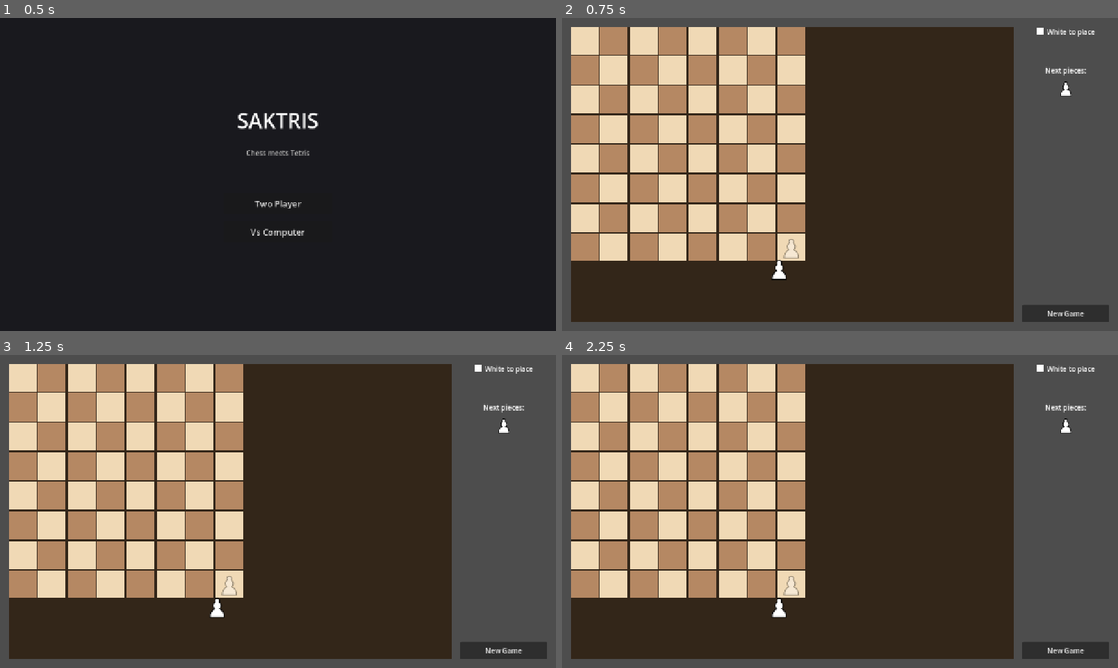
Above: before the commit, frames 1-4 (two rows, left to right).
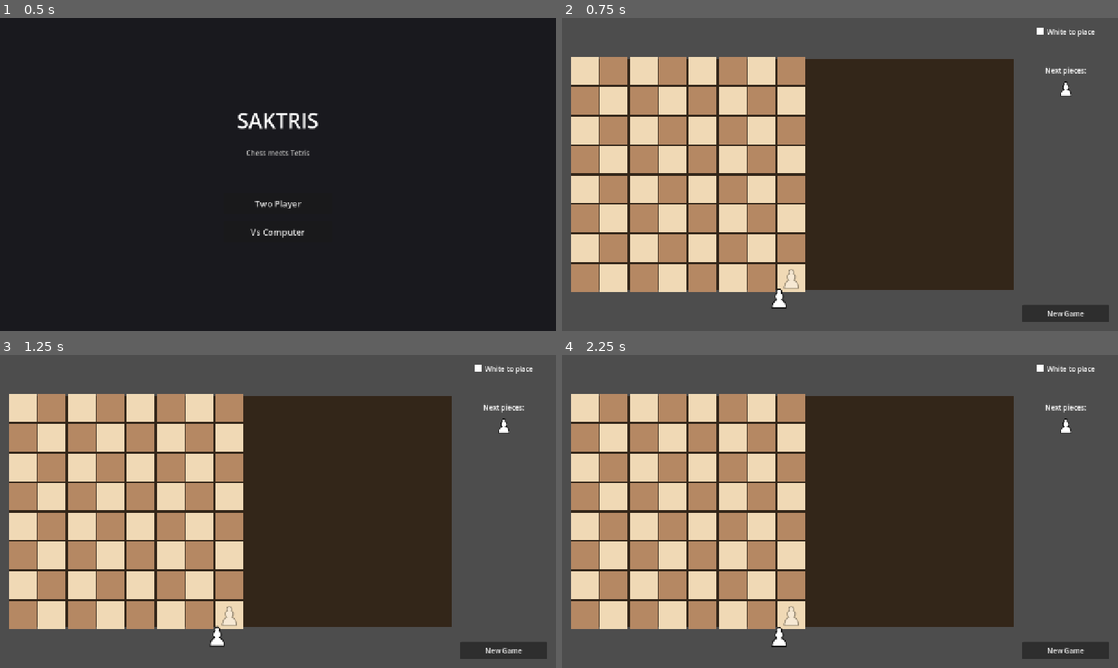
Above: after the commit, the same moments.

Repository: tomgun/saktris-game
Game: Godot game, scene res://src/main.tscn
The game is run twice, just before and just after one commit, with the same random seed, the same clock (stepped at 60 frames per second) and the same inputs.
Inputs:
- Up to frame 1 (0.5 s): no input
- Up to frame 2 (0.75 s): click "Two Player" at 0.5 s
- Up to frame 3 (1.25 s): no input
- Up to frame 4 (2.25 s): click "New Game" at 1.25 s; click "Vs Computer" at 2 s

Frame 1 is identical in both runs. In frame 2, 45% of the frame differs, in the area x 1-82%, y 2-98%; in frame 3, 45%; in frame 4, 45%.

Commit message:
Fix board positioning for Black's arrival area
- Added BoardWrapper with dedicated arrival areas above and below board
- Black's hovering piece now visible in the arrival area above the board
- Turn logic was correct all along (confirmed with tests)
- The bug was UI clipping causing Black's piece to be off-screen

Diff:
--- a/src/ui/board/board_view.gd
+++ b/src/ui/board/board_view.gd
@@ -28,6 +28,8 @@
 @onready var arrival_layer: Control = %ArrivalLayer
 @onready var hovering_piece: TextureRect = %HoveringPiece
 @onready var ghost_piece: TextureRect = %GhostPiece
+@onready var black_arrival_area: Control = %BlackArrivalArea
+@onready var white_arrival_area: Control = %WhiteArrivalArea
 @onready var turn_label: Label = %TurnLabel
 @onready var turn_indicator: ColorRect = %TurnIndicator
 @onready var status_label: Label = %StatusLabel
@@ -82,6 +84,11 @@
 func initialize(state: GameState) -> void:
 	game_state = state
 
+	var player := "WHITE" if game_state.current_player == Piece.Side.WHITE else "BLACK"
+	var arriving := game_state.arrival_manager.get_current_piece(game_state.current_player)
+	print("[BoardView] Initialize: current_player=%s, has_piece=%s, must_place=%s" % [
+		player, arriving != null, game_state.must_place_piece()])
+
 	# Connect signals
 	game_state.turn_changed.connect(_on_turn_changed)
 	game_state.status_changed.connect(_on_status_changed)
@@ -100,6 +107,8 @@
 	_refresh_pieces()
 	_update_turn_display()
 	_update_arrival_display()
+
+	print("[BoardView] After init display: turn_label=%s" % turn_label.text)
 
 	# Check if AI goes first
 	if game_state.is_ai_turn():
@@ -290,6 +299,10 @@
 # Signal handlers
 
 func _on_turn_changed(_player: int) -> void:
+	var player := "WHITE" if game_state.current_player == Piece.Side.WHITE else "BLACK"
+	var arriving := game_state.arrival_manager.get_current_piece(game_state.current_player)
+	print("[BoardView] Turn changed to %s, has_piece=%s, must_place=%s" % [
+		player, arriving != null, game_state.must_place_piece()])
 	_update_turn_display()
 	_update_arrival_display()
 
@@ -545,15 +558,17 @@
 		hovering_piece.size = Vector2(square_size, square_size)
 		hovering_piece.visible = true
 
-		# Position the piece outside the board
+		# Position the piece in the arrival area (outside the board)
 		var hover_x := col * square_size
 		var hover_y: float
 		if is_white:
-			# White places on row 0 (bottom of display), so hover below
-			hover_y = BOARD_SIZE * square_size + square_size * 0.2
-		else:
-			# Black places on row 7 (top of display), so hover above
-			hover_y = -square_size * 1.2
+			# White places on row 0 (bottom of display), so hover below board
+			# Position relative to board container - arrival area is below
+			hover_y = BOARD_SIZE * square_size + 5
+		else:
+			# Black places on row 7 (top of display), so hover above board
+			# Position relative to board container - arrival area is above
+			hover_y = -square_size - 5
 
 		hovering_piece.position = Vector2(hover_x, hover_y)
 
--- a/src/ui/board/board_view.tscn
+++ b/src/ui/board/board_view.tscn
@@ -27,13 +27,29 @@
 layout_mode = 2
 theme_override_constants/separation = 20
 
-[node name="BoardContainer" type="Control" parent="MarginContainer/HBoxContainer"]
-unique_name_in_owner = true
+[node name="BoardWrapper" type="VBoxContainer" parent="MarginContainer/HBoxContainer"]
 layout_mode = 2
 size_flags_horizontal = 3
 size_flags_vertical = 3
-
-[node name="BoardBackground" type="ColorRect" parent="MarginContainer/HBoxContainer/BoardContainer"]
+alignment = 1
+
+[node name="BlackArrivalArea" type="Control" parent="MarginContainer/HBoxContainer/BoardWrapper"]
+unique_name_in_owner = true
+custom_minimum_size = Vector2(0, 70)
+layout_mode = 2
+
+[node name="BoardContainer" type="Control" parent="MarginContainer/HBoxContainer/BoardWrapper"]
+unique_name_in_owner = true
+layout_mode = 2
+size_flags_horizontal = 3
+size_flags_vertical = 3
+
+[node name="WhiteArrivalArea" type="Control" parent="MarginContainer/HBoxContainer/BoardWrapper"]
+unique_name_in_owner = true
+custom_minimum_size = Vector2(0, 70)
+layout_mode = 2
+
+[node name="BoardBackground" type="ColorRect" parent="MarginContainer/HBoxContainer/BoardWrapper/BoardContainer"]
 layout_mode = 1
 anchors_preset = 15
 anchor_right = 1.0
@@ -42,7 +58,7 @@
 grow_vertical = 2
 color = Color(0.2, 0.15, 0.1, 1)
 
-[node name="SquaresGrid" type="GridContainer" parent="MarginContainer/HBoxContainer/BoardContainer"]
+[node name="SquaresGrid" type="GridContainer" parent="MarginContainer/HBoxContainer/BoardWrapper/BoardContainer"]
 unique_name_in_owner = true
 layout_mode = 1
 anchors_preset = 15
@@ -52,37 +68,37 @@
 grow_vertical = 2
 columns = 8
 
-[node name="PiecesLayer" type="Control" parent="MarginContainer/HBoxContainer/BoardContainer"]
-unique_name_in_owner = true
-layout_mode = 1
-anchors_preset = 15
-anchor_right = 1.0
-anchor_bottom = 1.0
-grow_horizontal = 2
-grow_vertical = 2
-mouse_filter = 2
-
-[node name="HighlightsLayer" type="Control" parent="MarginContainer/HBoxContainer/BoardContainer"]
-unique_name_in_owner = true
-layout_mode = 1
-anchors_preset = 15
-anchor_right = 1.0
-anchor_bottom = 1.0
-grow_horizontal = 2
-grow_vertical = 2
-mouse_filter = 2
-
-[node name="ArrivalLayer" type="Control" parent="MarginContainer/HBoxContainer/BoardContainer"]
-unique_name_in_owner = true
-layout_mode = 1
-anchors_preset = 15
-anchor_right = 1.0
-anchor_bottom = 1.0
-grow_horizontal = 2
-grow_vertical = 2
-mouse_filter = 2
-
-[node name="HoveringPiece" type="TextureRect" parent="MarginContainer/HBoxContainer/BoardContainer/ArrivalLayer"]
+[node name="PiecesLayer" type="Control" parent="MarginContainer/HBoxContainer/BoardWrapper/BoardContainer"]
+unique_name_in_owner = true
+layout_mode = 1
+anchors_preset = 15
+anchor_right = 1.0
+anchor_bottom = 1.0
+grow_horizontal = 2
+grow_vertical = 2
+mouse_filter = 2
+
+[node name="HighlightsLayer" type="Control" parent="MarginContainer/HBoxContainer/BoardWrapper/BoardContainer"]
+unique_name_in_owner = true
+layout_mode = 1
+anchors_preset = 15
+anchor_right = 1.0
+anchor_bottom = 1.0
+grow_horizontal = 2
+grow_vertical = 2
+mouse_filter = 2
+
+[node name="ArrivalLayer" type="Control" parent="MarginContainer/HBoxContainer/BoardWrapper/BoardContainer"]
+unique_name_in_owner = true
+layout_mode = 1
+anchors_preset = 15
+anchor_right = 1.0
+anchor_bottom = 1.0
+grow_horizontal = 2
+grow_vertical = 2
+mouse_filter = 2
+
+[node name="HoveringPiece" type="TextureRect" parent="MarginContainer/HBoxContainer/BoardWrapper/BoardContainer/ArrivalLayer"]
 unique_name_in_owner = true
 visible = false
 layout_mode = 0
@@ -92,7 +108,7 @@
 expand_mode = 1
 stretch_mode = 5
 
-[node name="GhostPiece" type="TextureRect" parent="MarginContainer/HBoxContainer/BoardContainer/ArrivalLayer"]
+[node name="GhostPiece" type="TextureRect" parent="MarginContainer/HBoxContainer/BoardWrapper/BoardContainer/ArrivalLayer"]
 unique_name_in_owner = true
 visible = false
 modulate = Color(1, 1, 1, 0.4)
--- /dev/null
+++ b/tests/unit/test_game_start_flow.gd
@@ -0,0 +1,131 @@
+extends GutTest
+## Tests specifically for game start flow to debug turn logic bug
+
+var game_state: GameState
+
+
+func before_each() -> void:
+	game_state = GameState.new()
+
+
+func test_game_start_two_player_flow() -> void:
+	## Trace through exactly what happens at game start in two-player mode
+	print("\n=== GAME START TWO-PLAYER FLOW ===")
+
+	game_state.start_new_game({
+		"arrival_mode": PieceArrivalManager.Mode.FIXED,
+		"arrival_frequency": 2,
+		"game_mode": GameState.GameMode.TWO_PLAYER
+	})
+
+	print("After start_new_game:")
+	_print_state()
+
+	# White should have a piece to place
+	assert_eq(game_state.current_player, Piece.Side.WHITE, "White starts")
+	assert_true(game_state.must_place_piece(), "White must place")
+
+	# White places piece at column 4
+	print("\n--- White places at column 4 ---")
+	var success := game_state.try_place_piece(4)
+	assert_true(success, "White placement succeeds")
+
+	print("After White places:")
+	_print_state()
+
+	# Now it should be Black's turn with a piece to place
+	assert_eq(game_state.current_player, Piece.Side.BLACK, "Black's turn after White places")
+	assert_true(game_state.must_place_piece(), "Black must place")
+
+	# Black places piece at column 4
+	print("\n--- Black places at column 4 ---")
+	success = game_state.try_place_piece(4)
+	assert_true(success, "Black placement succeeds")
+
+	print("After Black places:")
+	_print_state()
+
+	# Now it should be White's turn with NO piece (frequency=2, 0 moves)
+	assert_eq(game_state.current_player, Piece.Side.WHITE, "White's turn after Black places")
+	assert_false(game_state.must_place_piece(), "White should NOT have piece (0 moves)")
+
+	# White moves the pawn
+	print("\n--- White moves pawn e1 to e2 ---")
+	success = game_state.try_move(Vector2i(4, 0), Vector2i(4, 1))
+	assert_true(success, "White move succeeds")
+
+	print("After White moves:")
+	_print_state()
+
+	# Now Black's turn with NO piece (frequency=2, 0 moves)
+	assert_eq(game_state.current_player, Piece.Side.BLACK, "Black's turn after White moves")
+	assert_false(game_state.must_place_piece(), "Black should NOT have piece (0 moves)")
+
+	print("\n=== END FLOW ===")
+
+
+func test_game_start_vs_ai_flow() -> void:
+	## Trace through exactly what happens at game start in VS_AI mode
+	print("\n=== GAME START VS_AI FLOW ===")
+
+	game_state.start_new_game({
+		"arrival_mode": PieceArrivalManager.Mode.FIXED,
+		"arrival_frequency": 2,
+		"game_mode": GameState.GameMode.VS_AI,
+		"ai_side": Piece.Side.BLACK,
+		"ai_difficulty": 0  # EASY
+	})
+
+	print("After start_new_game:")
+	_print_state()
+
+	# White (human) should have a piece to place
+	assert_eq(game_state.current_player, Piece.Side.WHITE, "White starts")
+	assert_true(game_state.must_place_piece(), "White must place")
+	assert_false(game_state.is_ai_turn(), "Not AI's turn")
+
+	# White places piece at column 4
+	print("\n--- White places at column 4 ---")
+	var success := game_state.try_place_piece(4)
+	assert_true(success, "White placement succeeds")
+
+	print("After White places:")
+	_print_state()
+
+	# Now it should be Black's (AI) turn with a piece to place
+	assert_eq(game_state.current_player, Piece.Side.BLACK, "Black's turn after White places")
+	assert_true(game_state.is_ai_turn(), "AI's turn")
+	assert_true(game_state.must_place_piece(), "Black (AI) must place")
+
+	# Simulate AI placing
+	print("\n--- AI (Black) places ---")
+	game_state.request_ai_move()
+
+	print("After AI moves:")
+	_print_state()
+
+	# Should now be White's turn again
+	assert_eq(game_state.current_player, Piece.Side.WHITE, "White's turn after AI")
+	assert_false(game_state.must_place_piece(), "White should NOT have piece")
+
+	print("\n=== END FLOW ===")
+
+
+func _print_state() -> void:
+	var player := "WHITE" if game_state.current_player == Piece.Side.WHITE else "BLACK"
+	var white_piece := game_state.arrival_manager.get_current_piece(Piece.Side.WHITE)
+	var black_piece := game_state.arrival_manager.get_current_piece(Piece.Side.BLACK)
+
+	print("  current_player: %s" % player)
+	print("  must_place_piece: %s" % game_state.must_place_piece())
+	print("  is_ai_turn: %s" % game_state.is_ai_turn())
+	print("  white_current: %s (pieces_given=%d, moves_made=%d)" % [
+		white_piece != null,
+		game_state.arrival_manager.white_pieces_given,
+		game_state.arrival_manager.white_moves_made
+	])
+	print("  black_current: %s (pieces_given=%d, moves_made=%d)" % [
+		black_piece != null,
+		game_state.arrival_manager.black_pieces_given,
+		game_state.arrival_manager.black_moves_made
+	])
Not shown, added: tests/unit/test_game_start_flow.gd.uid
Not shown, changed: STATUS.md
